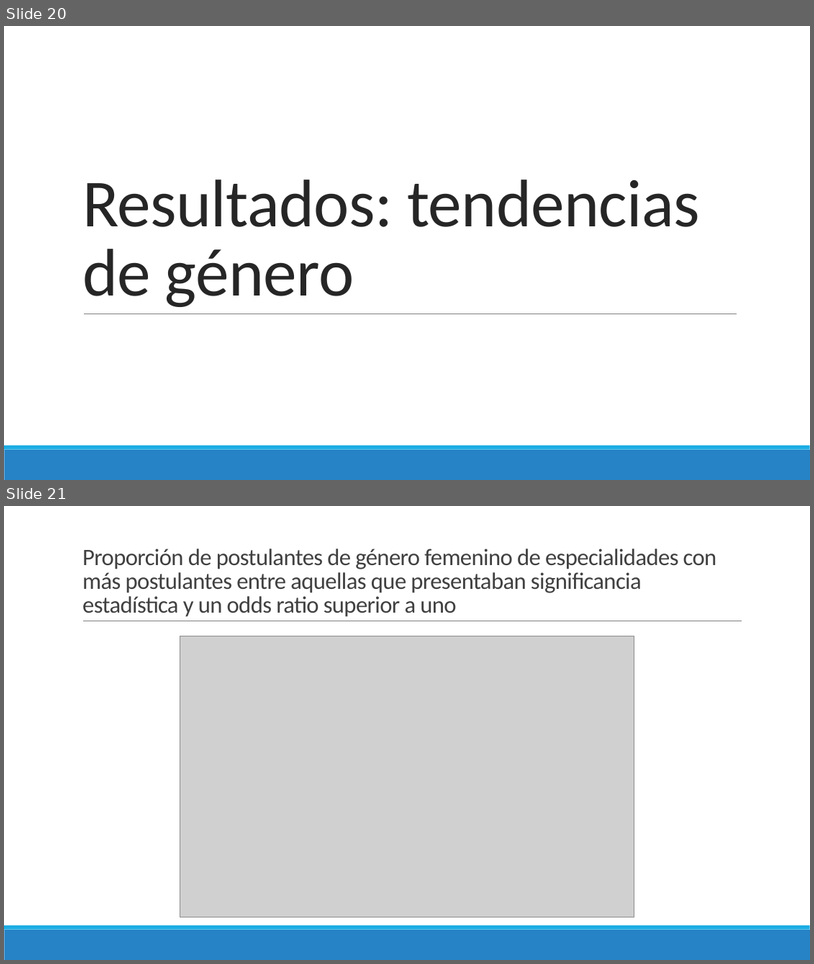
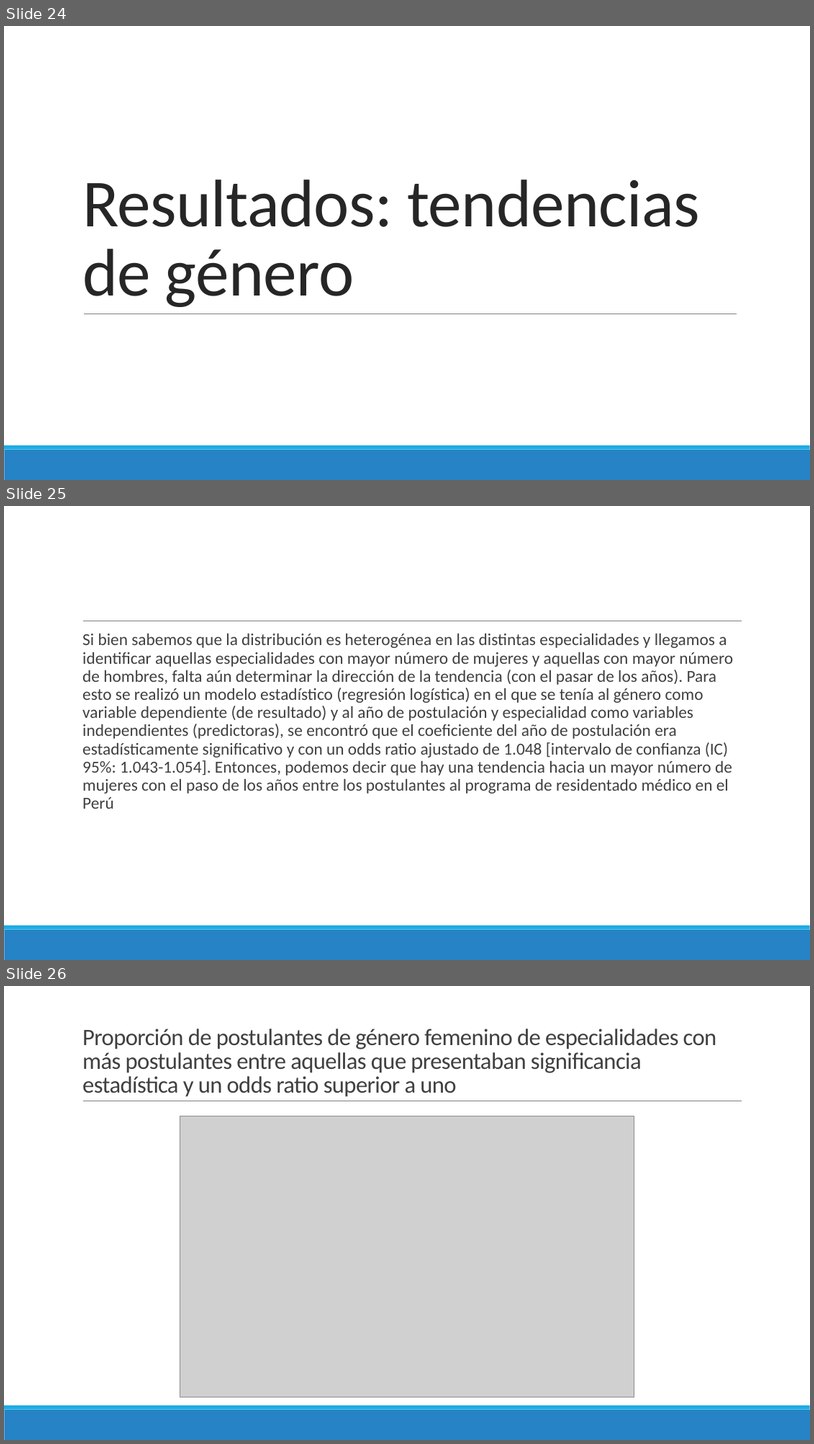
Before and after one commit to danimedi/tesis_genero_especialidades, a slide deck: doc/diapositivas_sustentacion_tesis.pptx. Shown one above the other, each under a label of ours: slides 20 and 21 before the commit, slides 24, 25 and 26 after it. The pictures are 814x964 and 814x1444 pixels, drawn with LibreOffice and Linux fonts; fonts in the diff are those of the drawing; grey boxes stand for pictures. Boxes give left, top, right and bottom in pixels: in the first picture for what was removed or moved away, otherwise in the second. Text is boxed around its words. In the diff, an @@ line names an element or a change of style, - is before the commit and + after.

```diff
--- a/doc/diapositivas_sustentacion_tesis.pptx
+++ b/doc/diapositivas_sustentacion_tesis.pptx
@@ slide 25 added at [4,506,810,960], background #FFFFFF; not listed: 3 template elements that a slide beside it also shows @@
@@ text added at [82,633,733,808], 20 pt, text #404040 @@
+  Si bien sabemos que la distribución es heterogénea en las distintas especialidades y llegamos a identificar aquellas especialidades con mayor número de mujeres y aquellas con mayor número de hombres, falta aún determinar la dirección de la tendencia (con el pasar de los años). Para esto se realizó un modelo estadístico (regresión logística) en el que se tenía al género como variable dependiente (de resultado) y al año de postulación y especialidad como variables independientes (predictoras), se encontró que el coeficiente del año de postulación era estadísticamente significativo y con un odds ratio ajustado de 1.048 [intervalo de confianza (IC) 95%: 1.043-1.054]. Entonces, podemos decir que hay una tendencia hacia un mayor número de mujeres con el paso de los años entre los postulantes al programa de residentado médico en el Perú
@@ what was slide 20 is now slide 24 @@
@@ what was slide 21 is now slide 26 @@
```
Also in this commit, not shown: 17 other slides added.
